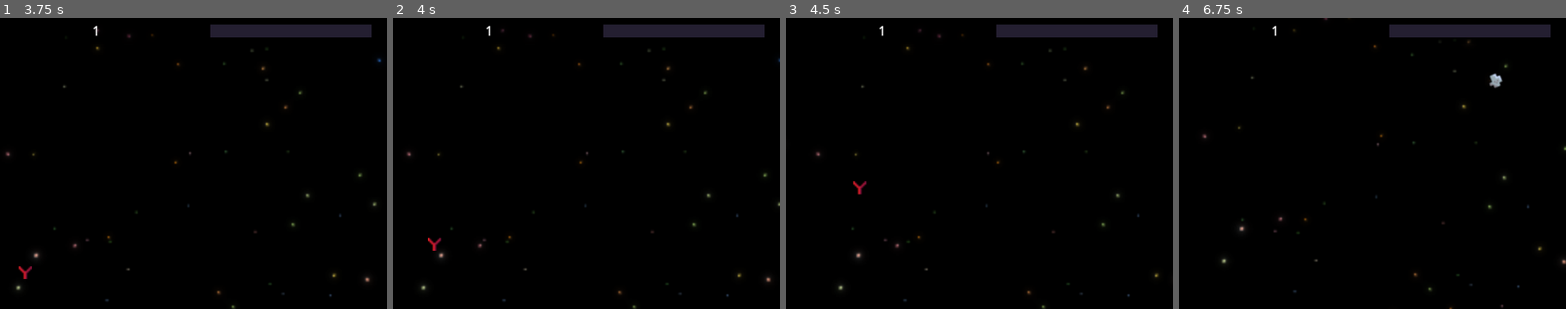
Above: before the commit, frames 1-4 (left to right).
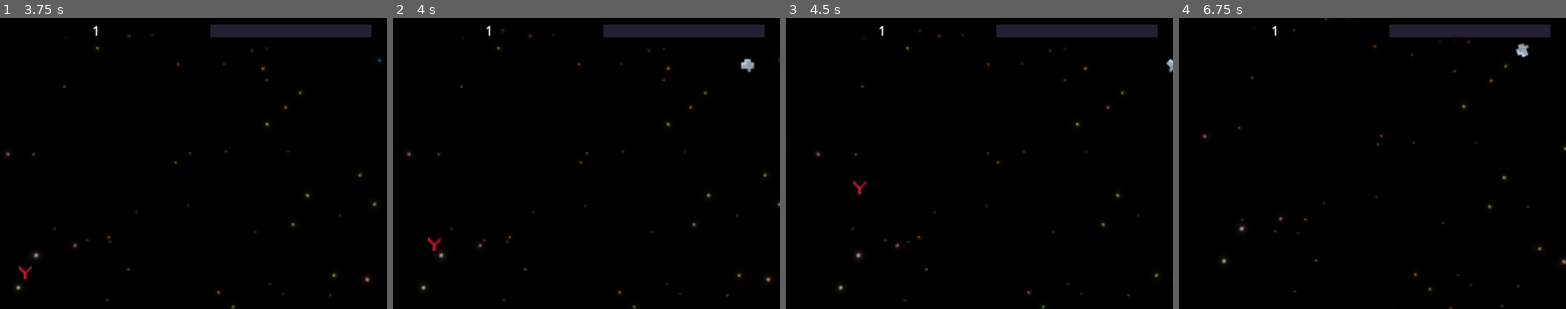
Above: after the commit, the same moments.

Repository: jaerrib/space-snake-survivor
Game: Godot game, scene res://scenes/main/main.tscn
The game is run twice, just before and just after one commit, with the same random seed, the same clock (stepped at 60 frames per second) and the same inputs.
Inputs:
- Up to frame 1 (3.75 s): hold D (right) 0.53-1.28 s; tap P (xp_spawn) every 0.75 s from 0.6 to 3.6 s; hold S (down) 1.28-2.03 s; hold D (right) 2.03-2.78 s; hold Up (up) 2.78-3.53 s; hold A (left) from 3.53 s (still down)
- Up to frame 2 (4 s): keep holding A (left)
- Up to frame 3 (4.5 s): keep holding A (left); tap P (xp_spawn) at 4.35 s
- Up to frame 4 (6.75 s): release A (left) at 5.03 s; hold S (down) 5.03-5.78 s; tap P (xp_spawn) at 5.1, 5.85, 6.6 s; hold D (right) 5.78-6.53 s; hold Up (up) from 6.53 s (still down)
The pictures show only the part of the screen within x 50-100%, y 0-50%; the shares and areas given below are measured in that part.

Frame 1 is identical in both runs. In frame 2, 0.1% of the frame differs, in the area x 89-94%, y 14-19%; in frame 3, less than 0.1%; in frame 4, 0.3%, in the area x 80-91%, y 8-24%.

Commit message:
Modify spawn waves

Diff:
--- a/scenes/enemy_spawner/enemy_spawner.tscn
+++ b/scenes/enemy_spawner/enemy_spawner.tscn
@@ -1,56 +1,110 @@
-[gd_scene load_steps=8 format=3 uid="uid://dcm3d821asbyw"]
+[gd_scene load_steps=14 format=3 uid="uid://dcm3d821asbyw"]
 
 [ext_resource type="Script" uid="uid://cdeqq7n8ex74r" path="res://scenes/enemy_spawner/enemy_spawner.gd" id="1_85wi1"]
 [ext_resource type="Script" uid="uid://bdo7p2djb1o70" path="res://resources/spawn_info.gd" id="2_hibn7"]
 
-[sub_resource type="Resource" id="Resource_hibn7"]
+[sub_resource type="Resource" id="Resource_gppuq"]
 script = ExtResource("2_hibn7")
 time_start = 0
-time_end = 600
-enemy = 0
-enemy_num = 1
-enemy_spawn_delay = 2
-metadata/_custom_type_script = "uid://bdo7p2djb1o70"
-
-[sub_resource type="Resource" id="Resource_hcuxm"]
-script = ExtResource("2_hibn7")
-time_start = 180
-time_end = 600
-enemy = 1
-enemy_num = 1
-enemy_spawn_delay = 2
-metadata/_custom_type_script = "uid://bdo7p2djb1o70"
-
-[sub_resource type="Resource" id="Resource_rrnmd"]
-script = ExtResource("2_hibn7")
-time_start = 600
-time_end = 1200
+time_end = 15
 enemy = 0
 enemy_num = 1
 enemy_spawn_delay = 1
 metadata/_custom_type_script = "uid://bdo7p2djb1o70"
 
-[sub_resource type="Resource" id="Resource_gppuq"]
+[sub_resource type="Resource" id="Resource_hibn7"]
 script = ExtResource("2_hibn7")
-time_start = 600
-time_end = 1200
-enemy = 1
+time_start = 60
+time_end = 90
+enemy = 2
 enemy_num = 1
 enemy_spawn_delay = 1
 metadata/_custom_type_script = "uid://bdo7p2djb1o70"
 
 [sub_resource type="Resource" id="Resource_33mpf"]
 script = ExtResource("2_hibn7")
-time_start = 900
-time_end = 1200
+time_start = 120
+time_end = 144
+enemy = 1
+enemy_num = 2
+enemy_spawn_delay = 1
+metadata/_custom_type_script = "uid://bdo7p2djb1o70"
+
+[sub_resource type="Resource" id="Resource_hcuxm"]
+script = ExtResource("2_hibn7")
+time_start = 180
+time_end = 190
 enemy = 2
+enemy_num = 4
+enemy_spawn_delay = 1
+metadata/_custom_type_script = "uid://bdo7p2djb1o70"
+
+[sub_resource type="Resource" id="Resource_rrnmd"]
+script = ExtResource("2_hibn7")
+time_start = 240
+time_end = 270
+enemy = 2
+enemy_num = 1
+enemy_spawn_delay = 1
+metadata/_custom_type_script = "uid://bdo7p2djb1o70"
+
+[sub_resource type="Resource" id="Resource_64k6q"]
+script = ExtResource("2_hibn7")
+time_start = 300
+time_end = 310
+enemy = 4
+enemy_num = 1
+enemy_spawn_delay = 1
+metadata/_custom_type_script = "uid://bdo7p2djb1o70"
+
+[sub_resource type="Resource" id="Resource_nvd24"]
+script = ExtResource("2_hibn7")
+time_start = 360
+time_end = 370
+enemy = 3
+enemy_num = 2
+enemy_spawn_delay = 1
+metadata/_custom_type_script = "uid://bdo7p2djb1o70"
+
+[sub_resource type="Resource" id="Resource_8r6be"]
+script = ExtResource("2_hibn7")
+time_start = 420
+time_end = 460
+enemy = 1
 enemy_num = 1
 enemy_spawn_delay = 2
 metadata/_custom_type_script = "uid://bdo7p2djb1o70"
 
+[sub_resource type="Resource" id="Resource_mxxxn"]
+script = ExtResource("2_hibn7")
+time_start = 480
+time_end = 460
+enemy = 0
+enemy_num = 2
+enemy_spawn_delay = 3
+metadata/_custom_type_script = "uid://bdo7p2djb1o70"
+
+[sub_resource type="Resource" id="Resource_jb556"]
+script = ExtResource("2_hibn7")
+time_start = 540
+time_end = 555
+enemy = 2
+enemy_num = 2
+enemy_spawn_delay = 1
+metadata/_custom_type_script = "uid://bdo7p2djb1o70"
+
+[sub_resource type="Resource" id="Resource_70lgt"]
+script = ExtResource("2_hibn7")
+time_start = 600
+time_end = 605
+enemy = 4
+enemy_num = 2
+enemy_spawn_delay = 1
+metadata/_custom_type_script = "uid://bdo7p2djb1o70"
+
 [node name="EnemySpawner" type="Node2D"]
 script = ExtResource("1_85wi1")
-spawns = Array[ExtResource("2_hibn7")]([SubResource("Resource_hibn7"), SubResource("Resource_hcuxm"), SubResource("Resource_rrnmd"), SubResource("Resource_gppuq"), SubResource("Resource_33mpf")])
+spawns = Array[ExtResource("2_hibn7")]([SubResource("Resource_gppuq"), SubResource("Resource_hibn7"), SubResource("Resource_33mpf"), SubResource("Resource_hcuxm"), SubResource("Resource_rrnmd"), SubResource("Resource_64k6q"), SubResource("Resource_nvd24"), SubResource("Resource_8r6be"), SubResource("Resource_mxxxn"), SubResource("Resource_jb556"), SubResource("Resource_70lgt")])
 
 [node name="Timer" type="Timer" parent="."]
 autostart = true
